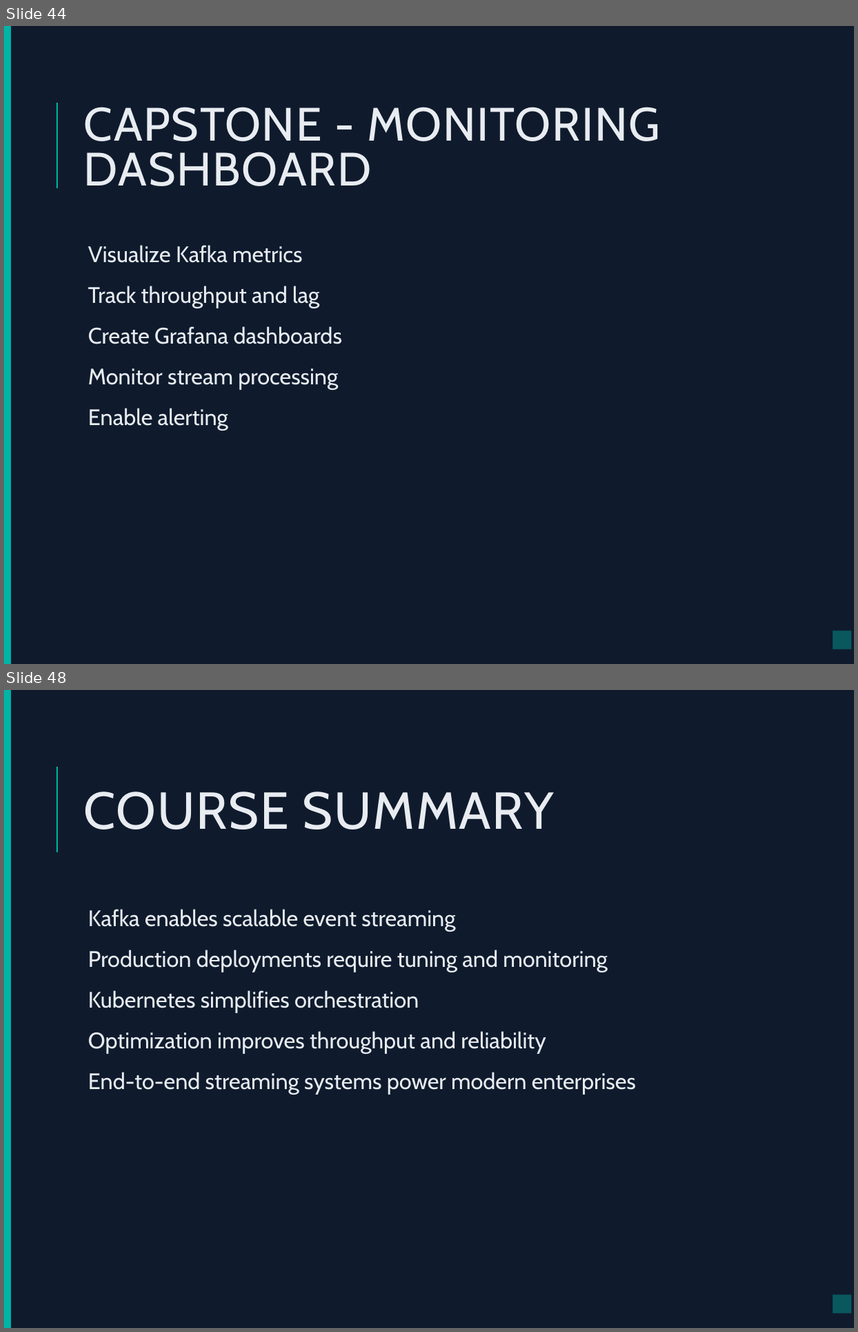
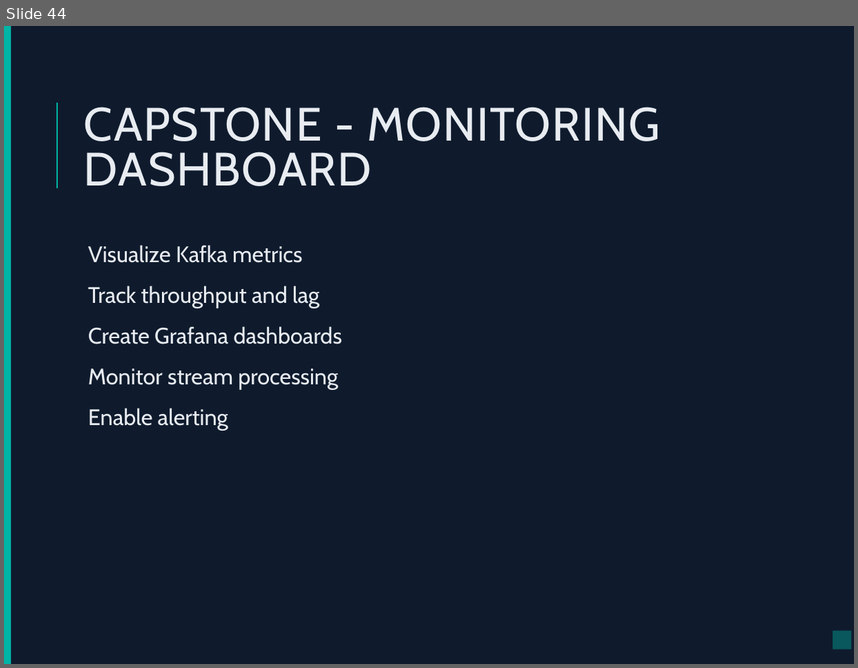
Before and after one commit to vikash-verma-profile/Kafka-May-2026-M, a slide deck: Day-10/Kafka_cap.pptx. Shown one above the other, each under a label of ours: slides 44 and 48 before the commit, slide 44 after it; the slides between them are not shown. The pictures are 858x1332 and 858x668 pixels, drawn with LibreOffice and Linux fonts; fonts in the diff are those of the drawing. Boxes give left, top, right and bottom in pixels: in the first picture for what was removed or moved away, otherwise in the second. Text is boxed around its words. In the diff, an @@ line names an element or a change of style, - is before the commit and + after.

```diff
--- a/Day-10/Kafka_cap.pptx
+++ b/Day-10/Kafka_cap.pptx
@@ slide 48 removed at bbox=[4, 690, 854, 1328], background #0F1B2D; not listed: 3 template elements that a slide beside it also shows @@
@@ title removed at bbox=[84, 791, 554, 829] @@
-COURSE SUMMARY
@@ text removed at bbox=[88, 909, 636, 1094] @@
-  Kafka enables scalable event streaming
-  Production deployments require tuning and monitoring
-  Kubernetes simplifies orchestration
-  Optimization improves throughput and reliability
-  End-to-end streaming systems power modern enterprises
```
Also in this commit, not shown: 3 other slides removed.
